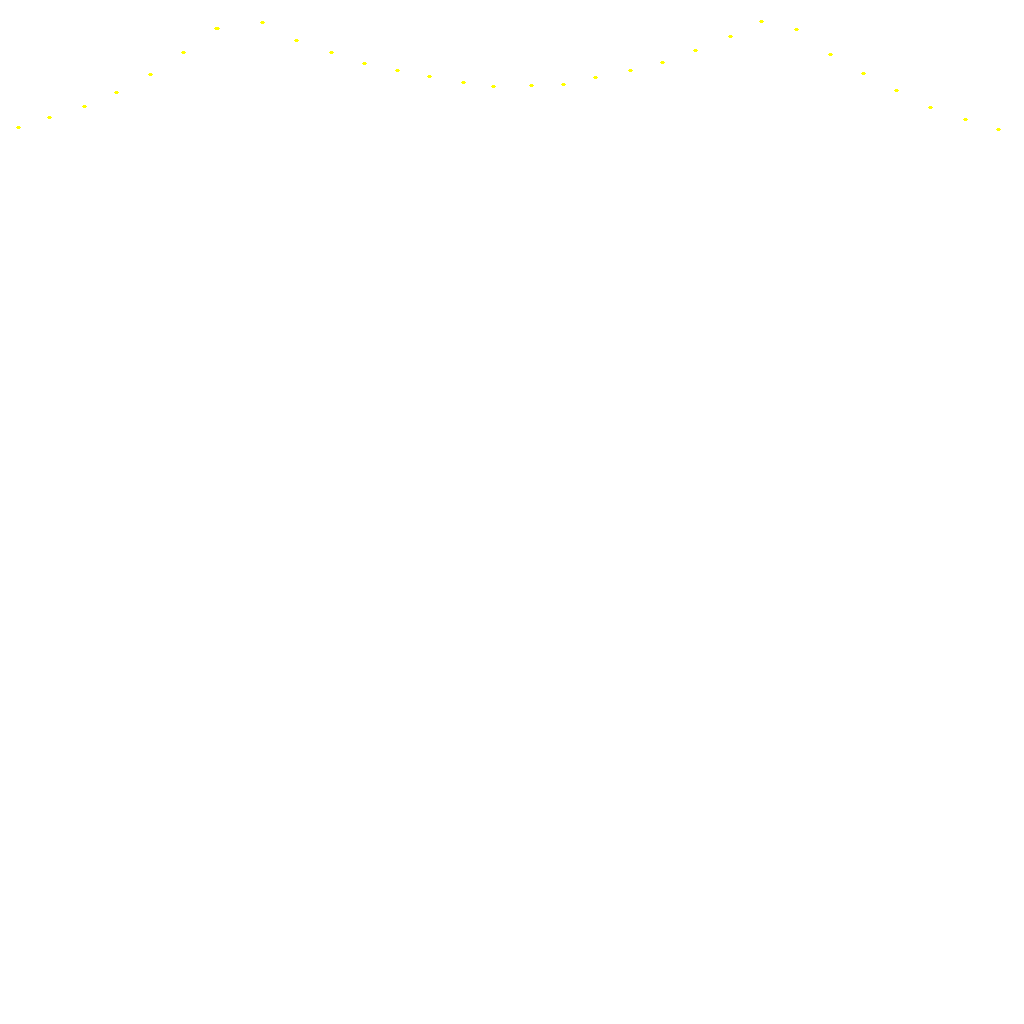
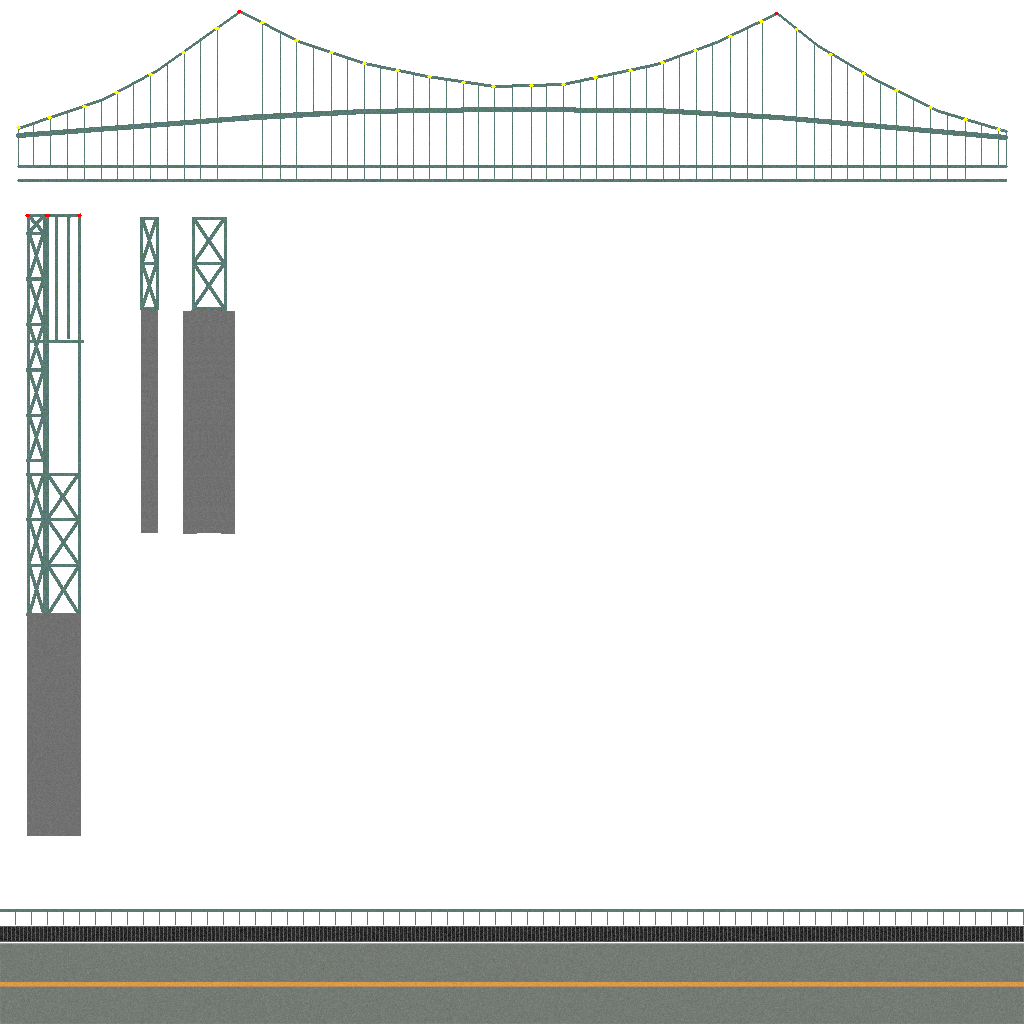
Layers edited between the first and the second 1024 × 1024 image:
painted on "Lightmap" over [25, 10, 779, 217]
showed "Textures" over [0, 10, 1024, 1024]
